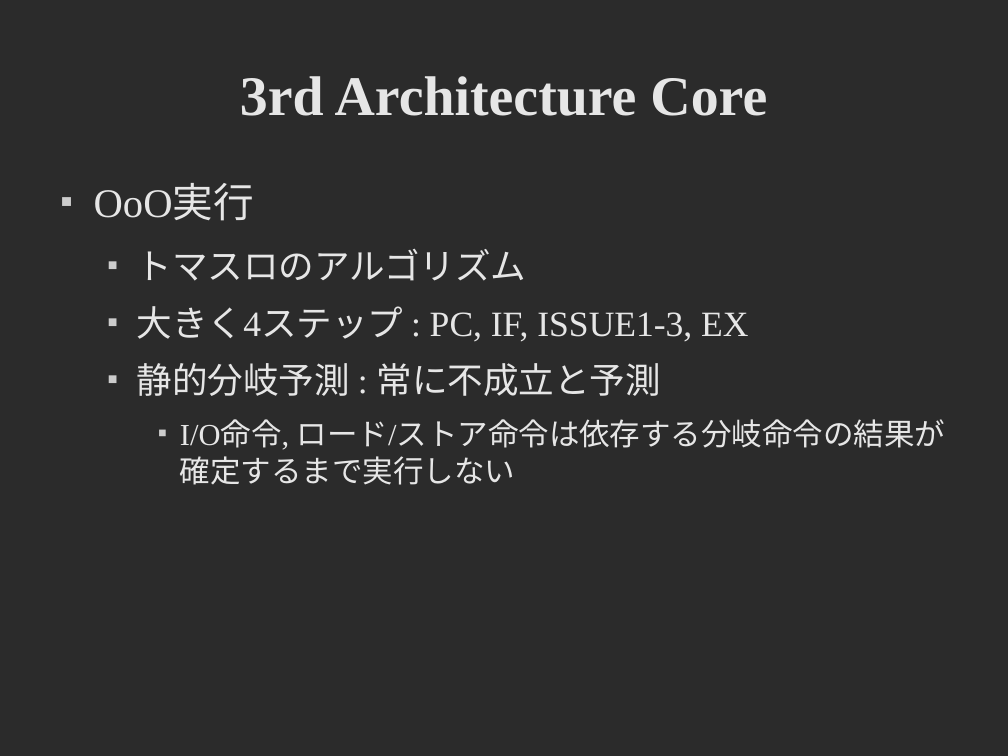
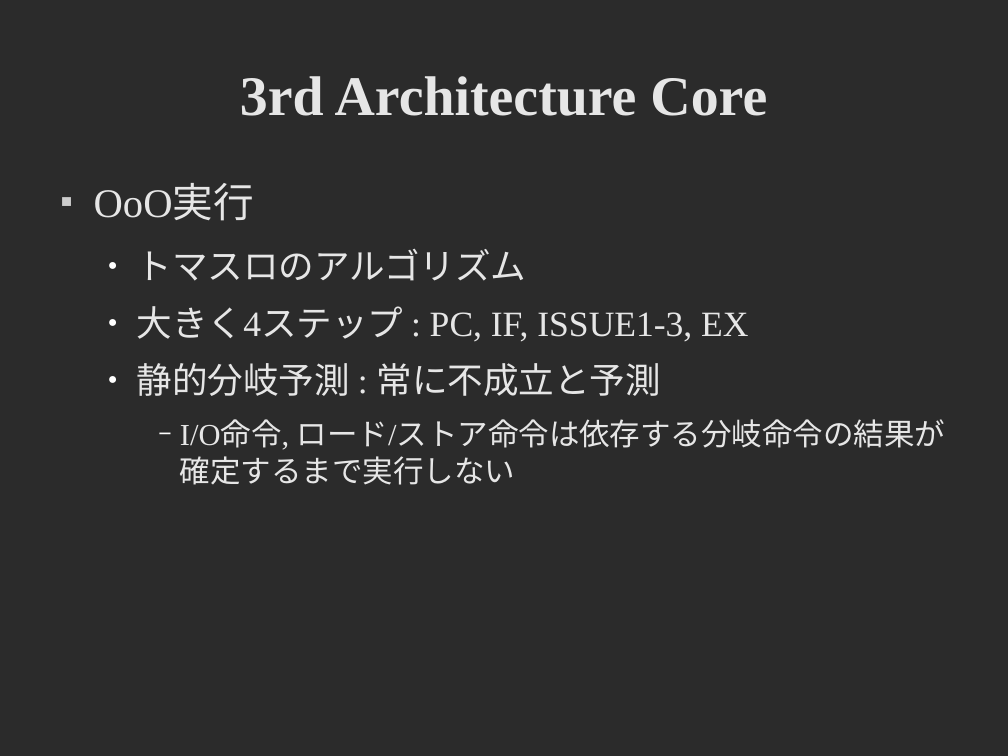
Before and after one commit to cpumul4/cpuex, a slide deck: slide 6 of prsn/last/all.odp (slide 5 before the commit). Drawn at 1008x756 pixels with LibreOffice and Linux fonts; fonts in the diff are those of the drawing; background and template pictures are left out; a plain dark background stands for a picture behind light text. Boxes give left, top, right and bottom in pixels: in the first picture for what was removed or moved away, otherwise in the second. Text is boxed around its words. In the diff, an @@ line names an element or a change of style, - is before the commit and + after.

```diff
--- a/prsn/last/all.odp
+++ b/prsn/last/all.odp
@@ text at [137,249,946,485]: bullet ■ to ●; bullet colour #CCCCCC to #FFFFFF; bullet ■ to − @@
```
Also in this commit, not shown: 13 other slides changed, 4 slides added.
